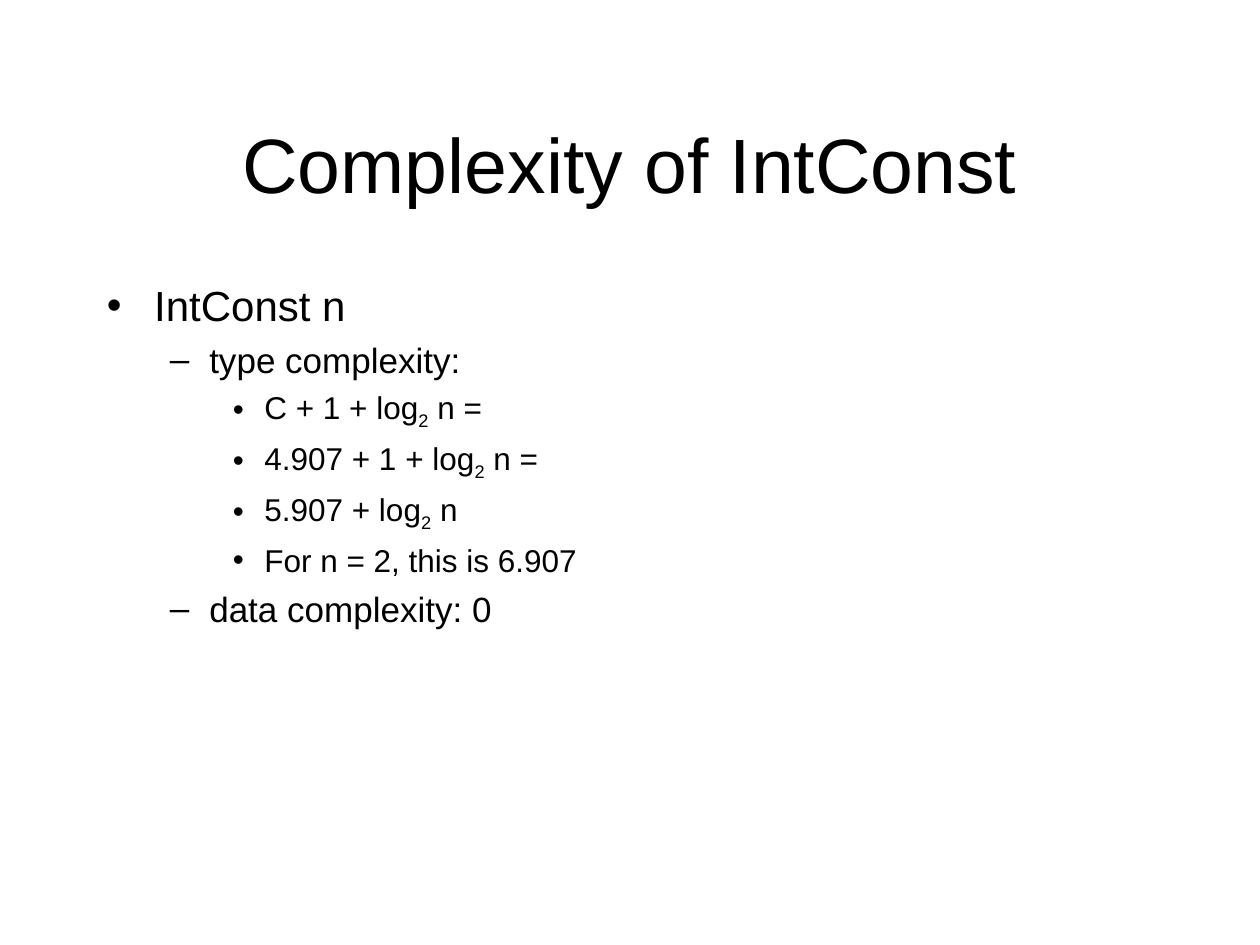
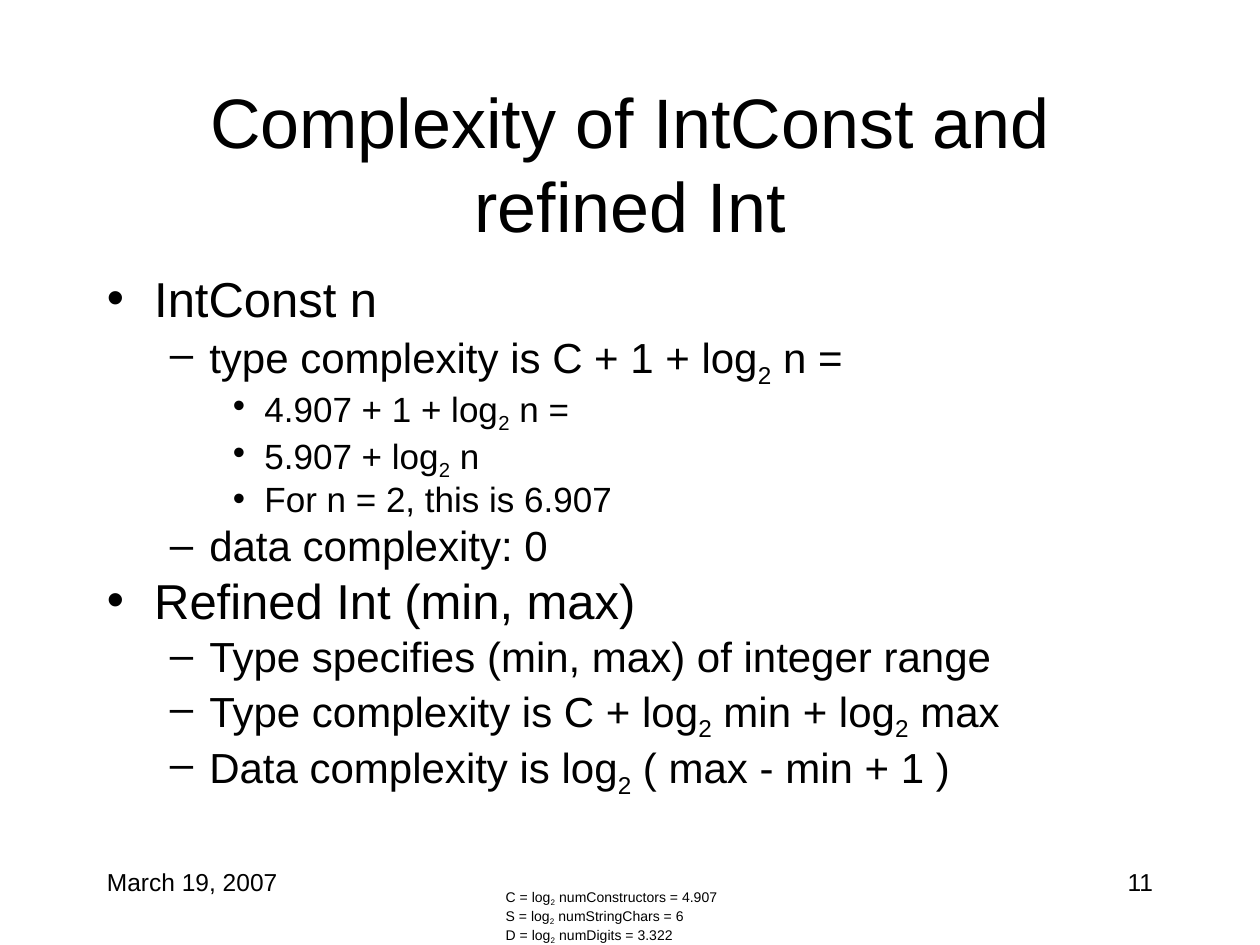
Before and after one commit to cornell-pl/forest, a slide deck: slide 11 of pads/documents/scoring/Comparisons.ppt. Drawn at 1260x945 pixels with LibreOffice and Linux fonts; fonts in the diff are those of the drawing. Boxes give left, top, right and bottom in pixels: in the first picture for what was removed or moved away, otherwise in the second. Text is boxed around its words. In the diff, an @@ line names an element or a change of style, - is before the commit and + after.

```diff
--- a/pads/documents/scoring/Comparisons.ppt
+++ b/pads/documents/scoring/Comparisons.ppt
@@ title at [210,97,1050,233]: text changed; size 44 to 40 pt @@
-Complexity of IntConst
+Complexity of IntConst and refined Int
@@ text at [154,282,612,570]: size 24 to 28 pt in "IntConst n"; size 18 to 20 pt in "4.907 + 1 + log2 n =", "5.907 + log2 n", "For n = 2, this is 6.907"; size 20 to 24 pt in "data complexity: 0"; line spacing 1 to 0.8; more space between paragraphs @@
@@ text at [209,342,806,382]: text changed; size 20 to 24 pt @@
-  – type complexity:
-    • C + 1 + log2 n =
+  – type complexity is C + 1 + log2 n =
@@ text at [154,583,999,792]: paragraphs added @@
+• Refined Int (min, max)
+  – Type specifies (min, max) of integer range
+  – Type complexity is C + log2 min + log2 max
+  – Data complexity is log2 ( max - min + 1 )
@@ text added at [107,873,278,894], 14 pt, text #000000 @@
+March 19, 2007
@@ text added at [506,892,717,943], 8 pt, text #000000 @@
+C = log2 numConstructors = 4.907
+S = log2 numStringChars = 6
+D = log2 numDigits = 3.322
@@ page number added at [1128,874,1153,891], 14 pt, text #000000 @@
+11
```
Also in this commit, not shown: 12 other slides changed, 5 slides added, 1 slide removed.
